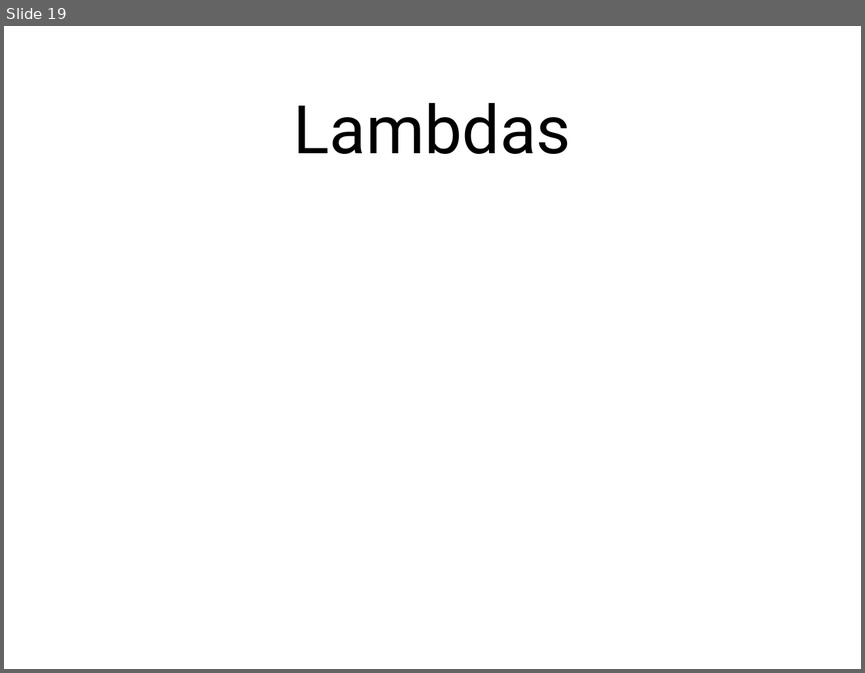
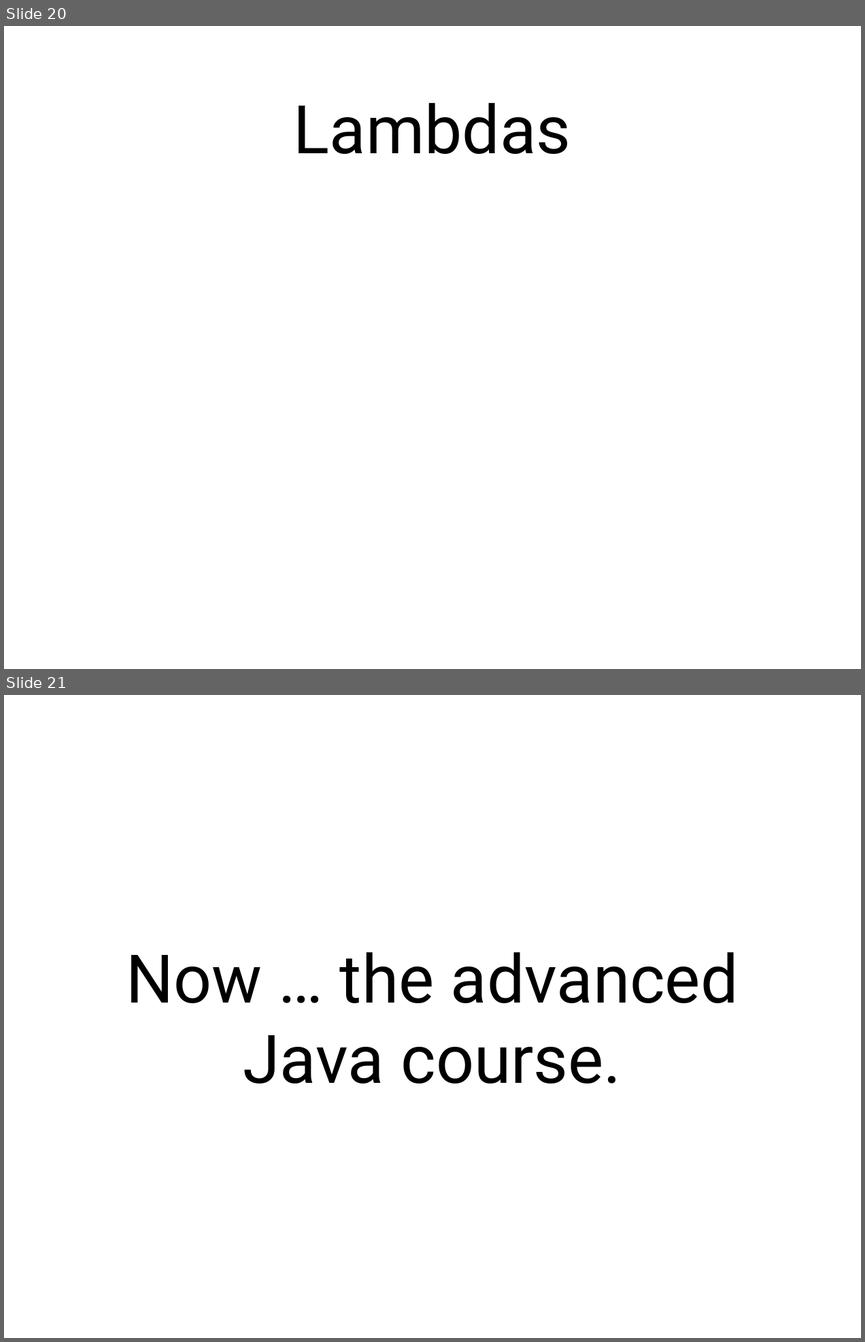
Before and after one commit to PragmaticBG/JavaCourse, a slide deck: 1 Java Basics summary.pptx. Shown one above the other, each under a label of ours: slide 19 before the commit, slides 20 and 21 after it. The pictures are 865x673 and 865x1342 pixels, drawn with LibreOffice and Linux fonts; fonts in the diff are those of the drawing. Boxes give left, top, right and bottom in pixels: in the first picture for what was removed or moved away, otherwise in the second. Text is boxed around its words. In the diff, an @@ line names an element or a change of style, - is before the commit and + after.

```diff
--- a/1 Java Basics summary.pptx
+++ b/1 Java Basics summary.pptx
@@ slide 21 added at (4, 695, 861, 1338), background #FFFFFF @@
@@ title added at (126, 952, 738, 1083), 80 pt, text #000000 @@
+Now … the advanced Java course.
@@ what was slide 19 is now slide 20 @@
```
Also in this commit, not shown: 5 slides changed, 1 other slide added, 3 other files.
